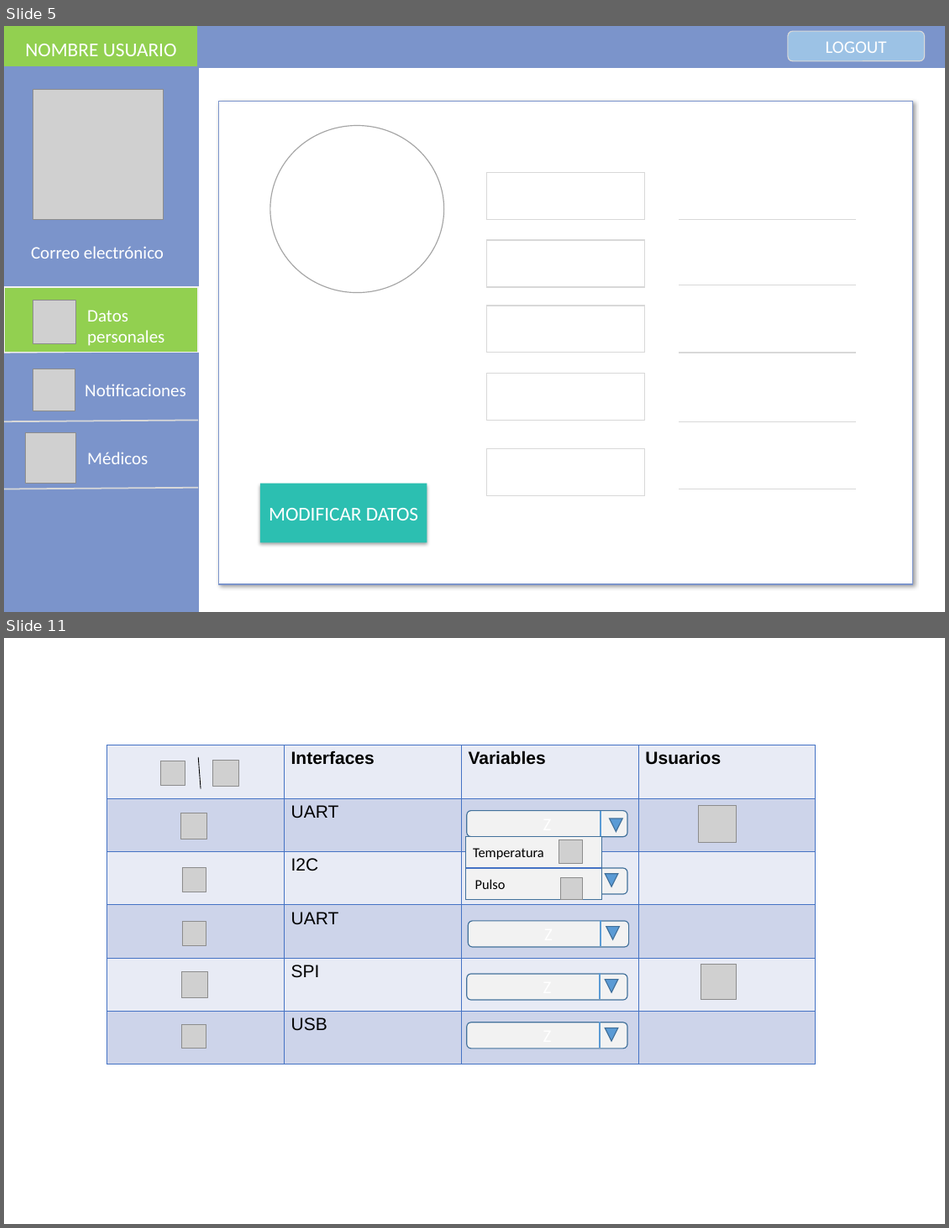
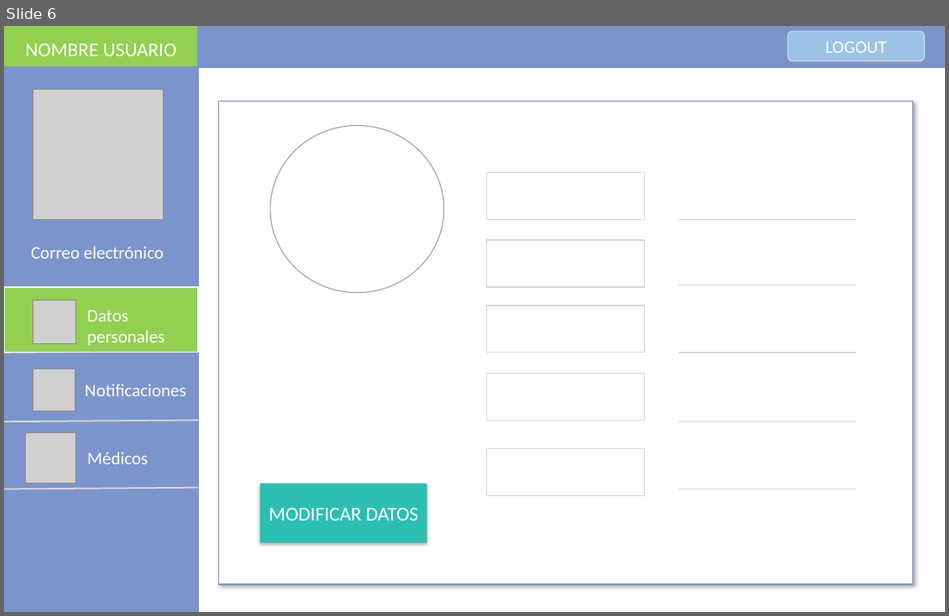
Before and after one commit to GabSaldana/TT_1, a slide deck: Interfaces/interfaces.pptx.pptx. Shown one above the other, each under a label of ours: slides 5 and 11 before the commit, slide 6 after it; the slides between them are not shown. The pictures are 949x1228 and 949x616 pixels, drawn with LibreOffice and Linux fonts; fonts in the diff are those of the drawing; grey boxes stand for pictures. Boxes give left, top, right and bottom in pixels: in the first picture for what was removed or moved away, otherwise in the second. Text is boxed around its words. In the diff, an @@ line names an element or a change of style, - is before the commit and + after.

Commit message:
interfaces actuales

```diff
--- a/Interfaces/interfaces.pptx.pptx
+++ b/Interfaces/interfaces.pptx.pptx
@@ slide 11 removed at (x1=4, y1=638, x2=945, y2=1224), background #FFFFFF @@
@@ table removed at (x1=107, y1=746, x2=815, y2=1034), 6 rows, 4 columns @@
- | Interfaces | Variables | Usuarios
- | UART |  | 
- | I2C |  | 
- | UART |  | 
- | SPI |  | 
- | USB |  | 
@@ picture removed at (x1=161, y1=761, x2=185, y2=786) @@
@@ line removed from (198, 757) to (201, 789) @@
@@ picture removed at (x1=213, y1=760, x2=239, y2=786) @@
@@ picture removed at (x1=181, y1=813, x2=207, y2=839) @@
@@ rounded rectangle removed at (x1=467, y1=811, x2=628, y2=837) @@
-Z
@@ line removed from (600, 811) to (600, 837) @@
@@ picture removed at (x1=699, y1=805, x2=736, y2=843) @@
@@ rectangle removed at (x1=465, y1=837, x2=601, y2=900) @@
@@ triangle removed at (x1=610, y1=819, x2=623, y2=831) @@
@@ text removed at (x1=473, y1=848, x2=544, y2=860) @@
-Temperatura
@@ picture removed at (x1=559, y1=840, x2=583, y2=863) @@
@@ picture removed at (x1=182, y1=868, x2=206, y2=892) @@
@@ line removed from (465, 868) to (602, 868) @@
@@ rounded rectangle removed at (x1=467, y1=868, x2=628, y2=894) @@
@@ text removed at (x1=475, y1=879, x2=505, y2=889) @@
-Pulso
@@ picture removed at (x1=561, y1=878, x2=583, y2=900) @@
@@ triangle removed at (x1=605, y1=874, x2=618, y2=887) @@
@@ picture removed at (x1=182, y1=922, x2=206, y2=945) @@
@@ rounded rectangle removed at (x1=469, y1=921, x2=629, y2=947) @@
-Z
@@ line removed from (600, 920) to (600, 946) @@
@@ triangle removed at (x1=606, y1=927, x2=620, y2=940) @@
@@ picture removed at (x1=700, y1=964, x2=736, y2=999) @@
@@ picture removed at (x1=182, y1=971, x2=208, y2=998) @@
@@ rounded rectangle removed at (x1=467, y1=974, x2=628, y2=1000) @@
-Z
@@ line removed from (600, 973) to (600, 999) @@
@@ triangle removed at (x1=605, y1=980, x2=618, y2=992) @@
@@ picture removed at (x1=182, y1=1024, x2=206, y2=1049) @@
@@ rounded rectangle removed at (x1=467, y1=1023, x2=628, y2=1049) @@
-Z
@@ line removed from (600, 1022) to (600, 1048) @@
@@ triangle removed at (x1=605, y1=1029, x2=618, y2=1041) @@
@@ what was slide 5 is now slide 6 @@
```
Also in this commit, not shown: 7 slides changed, 8 slides added, 2 other slides removed, 1 other file.
